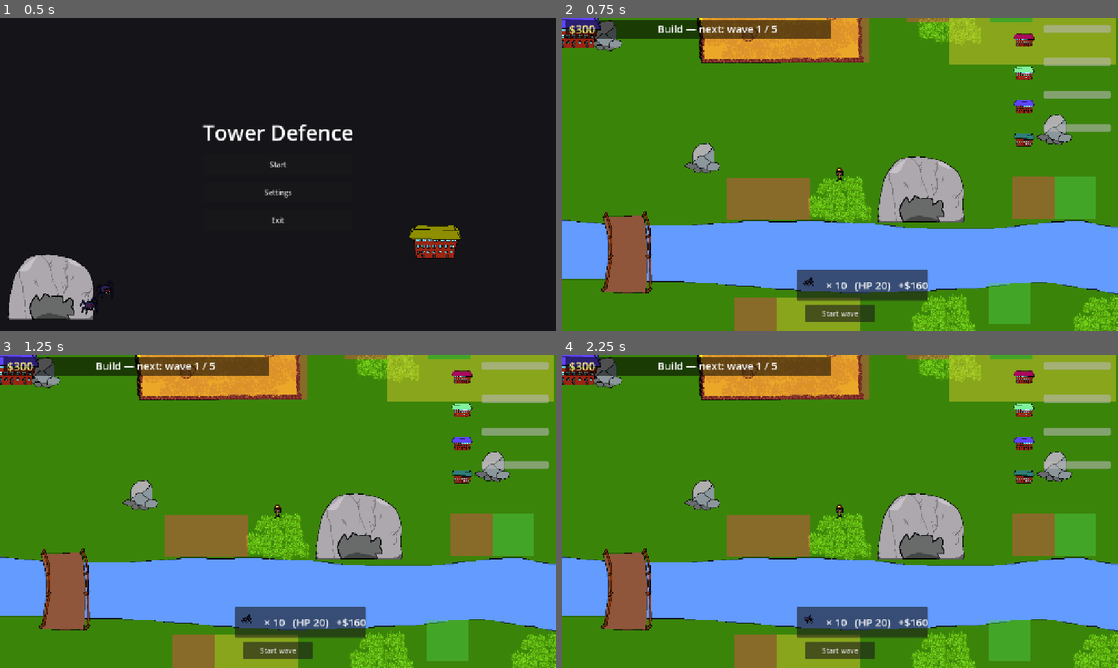
Above: before the commit, frames 1-4 (two rows, left to right).
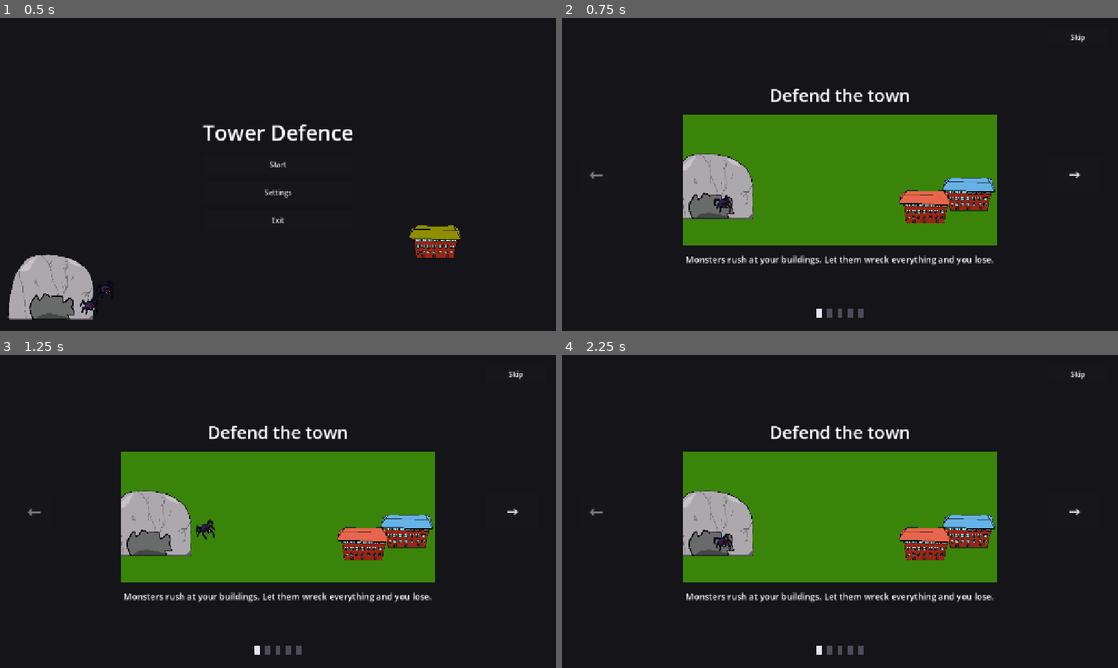
Above: after the commit, the same moments.

Repository: ternaryCat/ldjam59
Game: Godot game, scene res://components/menu.tscn
Same seed, same stepped clock (60 frames per second), same inputs: the game is played once before the commit and once after it. Sound files missing from this copy of the repository are replaced by a short silence.
Inputs (mouse positions are in pixels of both pictures, inside the frame that each line leads up to):
- Up to frame 1 (0.5 s): no input
- Up to frame 2 (0.75 s): click "Start" at 0.5 s
- Up to frame 3 (1.25 s): no input
- Up to frame 4 (2.25 s): click (1073, 511) at 1.25 s, where only the run after the commit has a clickable "→"; click (595, 511) at 2 s, where only the run after the commit has a clickable "←"

Frame 1 is identical in both runs. In frame 2, 88% of the frame differs, in the area x 0-100%, y 0-100%; in frame 3, 88%; in frame 4, 88%.

Commit message:
tutorial

Diff:
--- a/components/level.gd
+++ b/components/level.gd
@@ -31,7 +31,7 @@
 const WAVE_COUNTS: Array[int] = [10, 30, 60, 100, 300]
 const WAVE_REWARDS: Array[int] = [160, 200, 280, 360]
 
-@export var starting_money: int = 300
+@export var starting_money: int = 120
 
 var total_waves: int = WAVE_COUNTS.size()
 
--- a/components/menu/menu.gd
+++ b/components/menu/menu.gd
@@ -28,7 +28,7 @@
 
 
 func _on_start_pressed() -> void:
-	get_tree().change_scene_to_file("res://components/level2.tscn")
+	get_tree().change_scene_to_file("res://components/tutorial.tscn")
 
 
 func _on_settings_pressed() -> void:
--- /dev/null
+++ b/components/tutorial.tscn
@@ -0,0 +1,99 @@
+[gd_scene load_steps=2 format=3]
+
+[ext_resource type="Script" path="res://components/tutorial/tutorial.gd" id="1_tut"]
+
+[node name="Tutorial" type="Node2D"]
+script = ExtResource("1_tut")
+
+[node name="ui" type="CanvasLayer" parent="."]
+
+[node name="background" type="ColorRect" parent="ui"]
+anchors_preset = 15
+anchor_right = 1.0
+anchor_bottom = 1.0
+mouse_filter = 2
+color = Color(0.08, 0.08, 0.1, 1)
+
+[node name="center" type="CenterContainer" parent="ui"]
+anchors_preset = 15
+anchor_right = 1.0
+anchor_bottom = 1.0
+
+[node name="vbox" type="VBoxContainer" parent="ui/center"]
+custom_minimum_size = Vector2(720, 0)
+layout_mode = 2
+theme_override_constants/separation = 18
+alignment = 1
+
+[node name="title" type="Label" parent="ui/center/vbox"]
+layout_mode = 2
+theme_override_font_sizes/font_size = 40
+text = "Defend the town"
+horizontal_alignment = 1
+
+[node name="viewport_container" type="SubViewportContainer" parent="ui/center/vbox"]
+custom_minimum_size = Vector2(720, 300)
+layout_mode = 2
+mouse_filter = 2
+stretch = true
+
+[node name="viewport" type="SubViewport" parent="ui/center/vbox/viewport_container"]
+own_world_2d = true
+handle_input_locally = false
+size = Vector2i(720, 300)
+render_target_update_mode = 4
+
+[node name="stage_bg" type="ColorRect" parent="ui/center/vbox/viewport_container/viewport"]
+offset_right = 720.0
+offset_bottom = 300.0
+mouse_filter = 2
+color = Color(0.231373, 0.517647, 0.0392157, 1)
+
+[node name="stage" type="Node2D" parent="ui/center/vbox/viewport_container/viewport"]
+
+[node name="description" type="Label" parent="ui/center/vbox"]
+custom_minimum_size = Vector2(720, 0)
+layout_mode = 2
+theme_override_font_sizes/font_size = 20
+text = ""
+horizontal_alignment = 1
+autowrap_mode = 3
+
+[node name="prev" type="Button" parent="ui"]
+offset_left = 40.0
+offset_top = 320.0
+offset_right = 120.0
+offset_bottom = 400.0
+theme_override_font_sizes/font_size = 40
+text = "←"
+
+[node name="next" type="Button" parent="ui"]
+anchor_left = 1.0
+anchor_right = 1.0
+offset_left = -160.0
+offset_top = 320.0
+offset_right = -40.0
+offset_bottom = 400.0
+theme_override_font_sizes/font_size = 32
+text = "→"
+
+[node name="skip" type="Button" parent="ui"]
+anchor_left = 1.0
+anchor_right = 1.0
+offset_left = -160.0
+offset_top = 24.0
+offset_right = -24.0
+offset_bottom = 64.0
+text = "Skip"
+
+[node name="dots" type="HBoxContainer" parent="ui"]
+anchor_left = 0.5
+anchor_top = 1.0
+anchor_right = 0.5
+anchor_bottom = 1.0
+offset_left = -80.0
+offset_top = -50.0
+offset_right = 80.0
+offset_bottom = -30.0
+theme_override_constants/separation = 12
+alignment = 1
--- /dev/null
+++ b/components/tutorial/tutorial.gd
@@ -0,0 +1,317 @@
+extends Node2D
+
+const BUILDING_SCENE: PackedScene = preload("res://components/level/building.tscn")
+const SPAWNER_SCENE: PackedScene = preload("res://components/level/spawner.tscn")
+const TOWER_SCENE: PackedScene = preload("res://components/level/tower.tscn")
+const PLAYER_SCENE: PackedScene = preload("res://components/level/player.tscn")
+const BUILD_TILE_SCENE: PackedScene = preload("res://components/level/build_tile.tscn")
+
+const SLIDES := [
+	{
+		"title": "Defend the town",
+		"text": "Monsters rush at your buildings. Let them wreck everything and you lose.",
+	},
+	{
+		"title": "Build towers",
+		"text": "Towers shoot enemies on their own. Ballista, mortar and mage each have their own attack.",
+	},
+	{
+		"title": "Pull the horde",
+		"text": "Hold SPACE to switch on your signal field. Enemies chase you — drag them right under your towers.",
+	},
+	{
+		"title": "Pick your ground",
+		"text": "Different cells cost different money. Green is cheap, red is expensive.",
+	},
+	{
+		"title": "Upgrade",
+		"text": "Between waves spend gold to level up towers: more damage, longer range, faster fire.",
+	},
+]
+
+const GROUND_Y: float = 210.0
+
+@onready var _title: Label = $ui/center/vbox/title
+@onready var _desc: Label = $ui/center/vbox/description
+@onready var _stage: Node2D = $ui/center/vbox/viewport_container/viewport/stage
+@onready var _prev: Button = $ui/prev
+@onready var _next: Button = $ui/next
+@onready var _skip: Button = $ui/skip
+@onready var _dots: HBoxContainer = $ui/dots
+
+var _index: int = 0
+var _slide_builders: Array[Callable] = []
+
+
+func _ready() -> void:
+	_slide_builders = [
+		_build_attack,
+		_build_towers,
+		_build_pull,
+		_build_tiles,
+		_build_upgrade,
+	]
+	_prev.pressed.connect(_on_prev)
+	_next.pressed.connect(_on_next)
+	_skip.pressed.connect(_start_game)
+	_build_dots()
+	_show(0)
+
+
+func _unhandled_input(event: InputEvent) -> void:
+	if event.is_action_pressed("left"):
+		_on_prev()
+	elif event.is_action_pressed("right"):
+		_on_next()
+	elif event is InputEventKey and event.pressed and event.keycode == KEY_ESCAPE:
+		_start_game()
+
+
+func _exit_tree() -> void:
+	Input.action_release("activate")
+
+
+func _build_dots() -> void:
+	for i in SLIDES.size():
+		var dot := ColorRect.new()
+		dot.custom_minimum_size = Vector2(12, 12)
+		_dots.add_child(dot)
+
+
+func _show(i: int) -> void:
+	_index = clampi(i, 0, SLIDES.size() - 1)
+	var slide: Dictionary = SLIDES[_index]
+	_title.text = slide["title"]
+	_desc.text = slide["text"]
+	_prev.disabled = _index == 0
+	_next.text = "Play" if _index == SLIDES.size() - 1 else "→"
+	for j in _dots.get_child_count():
+		var dot := _dots.get_child(j) as ColorRect
+		dot.color = Color(0.9, 0.9, 0.95) if j == _index else Color(0.3, 0.3, 0.35)
+	Input.action_release("activate")
+	_clear_stage()
+	_slide_builders[_index].call()
+
+
+func _clear_stage() -> void:
+	for child in _stage.get_children():
+		child.queue_free()
+
+
+func _on_prev() -> void:
+	if _index > 0:
+		_show(_index - 1)
+
+
+func _on_next() -> void:
+	if _index < SLIDES.size() - 1:
+		_show(_index + 1)
+	else:
+		_start_game()
+
+
+func _start_game() -> void:
+	Input.action_release("activate")
+	get_tree().change_scene_to_file("res://components/level2.tscn")
+
+
+# --- Diorama helpers ---
+
+func _make_building(pos: Vector2, roof: Color, hp: int = 999999) -> Node2D:
+	var b := BUILDING_SCENE.instantiate()
+	b.max_hp = hp
+	b.roof_color = roof
+	b.position = pos
+	_stage.add_child(b)
+	return b
+
+
+func _make_spawner(pos: Vector2, interval: float, batch: int, count: int = 12) -> Node2D:
+	var s := SPAWNER_SCENE.instantiate()
+	s.spawn_interval = interval
+	s.batch_size = batch
+	s.max_spawns = count
+	s.auto_start = true
+	s.position = pos
+	_stage.add_child(s)
+	s.connect("finished", Callable(self, "_on_wave_finished").bind(s, count))
+	return s
+
+
+func _on_wave_finished(s: Node, count: int) -> void:
+	if not is_instance_valid(s) or not is_inside_tree():
+		return
+	await get_tree().create_timer(1.5).timeout
+	if not is_instance_valid(s) or not is_inside_tree():
+		return
+	for e in get_tree().get_nodes_in_group("enemies"):
+		if is_instance_valid(e):
+			e.queue_free()
+	s.call("start_wave", count)
+
+
+func _make_tower(pos: Vector2, vision_radius: float) -> Node2D:
+	var t := TOWER_SCENE.instantiate()
+	t.position = pos
+	_stage.add_child(t)
+	var shape_node := t.get_node_or_null("vision/shape") as CollisionShape2D
+	if shape_node != null:
+		var circle := CircleShape2D.new()
+		circle.radius = vision_radius
+		shape_node.shape = circle
+	return t
+
+
+func _make_pet_player(pos: Vector2) -> CharacterBody2D:
+	var p := PLAYER_SCENE.instantiate() as CharacterBody2D
+	p.set_physics_process(false)
+	var cam := p.get_node_or_null("camera")
+	if cam:
+		p.remove_child(cam)
+		cam.free()
+	var sig := p.get_node_or_null("signal_area") as Area2D
+	if sig:
+		var sig_shape := sig.get_node_or_null("shape") as CollisionShape2D
+		if sig_shape:
+			var circle := CircleShape2D.new()
+			circle.radius = 120.0
+			sig_shape.shape = circle
+	p.position = pos
+	_stage.add_child(p)
+	if sig:
+		sig.set_physics_process(false)
+		sig.monitoring = true
+		sig.visible = true
+		sig.queue_redraw()
+	var sprite := p.get_node_or_null("sprite") as AnimatedSprite2D
+	if sprite:
+		sprite.play("walk")
+	return p
+
+
+# --- Slide 1: enemies attack ---
+
+func _build_attack() -> void:
+	_make_building(Vector2(560, GROUND_Y), Color(0.9, 0.4, 0.3))
+	_make_building(Vector2(660, GROUND_Y - 30), Color(0.4, 0.7, 0.9))
+	_make_spawner(Vector2(60, GROUND_Y), 0.9, 1)
+
+
+# --- Slide 2: towers shoot enemies ---
+
+func _build_towers() -> void:
+	_make_building(Vector2(660, GROUND_Y), Color(0.9, 0.4, 0.3))
+	_make_tower(Vector2(420, GROUND_Y + 10), 220.0)
+	_make_spawner(Vector2(60, GROUND_Y), 1.2, 1)
+
+
+# --- Slide 3: lure with signal field ---
+
+func _build_pull() -> void:
+	_make_building(Vector2(680, GROUND_Y), Color(0.9, 0.4, 0.3))
+	_make_tower(Vector2(520, GROUND_Y + 10), 180.0)
+	var player := _make_pet_player(Vector2(360, GROUND_Y))
+	_make_spawner(Vector2(60, GROUND_Y), 1.0, 1)
+	_animate_pet_player(player)
+	Input.action_press("activate")
+
+
+func _animate_pet_player(player: CharacterBody2D) -> void:
+	var sprite := player.get_node_or_null("sprite") as AnimatedSprite2D
+	var points := [
+		Vector2(440, GROUND_Y - 30),
+		Vector2(440, GROUND_Y + 30),
+		Vector2(280, GROUND_Y + 30),
+		Vector2(280, GROUND_Y - 30),
+	]
+	var tween := player.create_tween().set_loops()
+	var prev: Vector2 = player.position
+	for pt in points:
+		var target: Vector2 = pt
+		var delta_vec: Vector2 = target - prev
+		var duration: float = maxf(delta_vec.length() / 110.0, 0.4)
+		if sprite != null and delta_vec.x != 0.0:
+			tween.tween_callback(Callable(self, "_flip_sprite").bind(sprite, delta_vec.x < 0.0))
+		tween.tween_property(player, "position", target, duration)
+		prev = target
+
+
+func _flip_sprite(sprite: AnimatedSprite2D, flip: bool) -> void:
+	if is_instance_valid(sprite):
+		sprite.flip_h = flip
+
+
+# --- Slide 4: build tiles & cost ---
+
+func _build_tiles() -> void:
+	var configs := [
+		{"color": 0, "label": "$50",  "x": 220.0},
+		{"color": 1, "label": "$100", "x": 380.0},
+		{"color": 2, "label": "$200", "x": 540.0},
+	]
+	var tiles: Array = []
+	for cfg in configs:
+		var tile := BUILD_TILE_SCENE.instantiate()
+		tile.tile_color = int(cfg["color"])
+		tile.position = Vector2(float(cfg["x"]), GROUND_Y + 10.0)
+		_stage.add_child(tile)
+		tiles.append(tile)
+		var label := Label.new()
+		label.text = String(cfg["label"])
+		label.add_theme_font_size_override("font_size", 28)
+		label.add_theme_color_override("font_color", Color.WHITE)
+		label.position = Vector2(float(cfg["x"]) - 40.0, GROUND_Y - 80.0)
+		label.custom_minimum_size = Vector2(80, 0)
+		label.horizontal_alignment = HORIZONTAL_ALIGNMENT_CENTER
+		label.size = Vector2(80, 0)
+		_stage.add_child(label)
+	var idx_ref: Array[int] = [0]
+	var cycle_timer := Timer.new()
+	cycle_timer.wait_time = 1.0
+	cycle_timer.autostart = true
+	_stage.add_child(cycle_timer)
+	var cycle_tiles := func() -> void:
+		for k in tiles.size():
+			var tile: Node = tiles[k] as Node
+			if is_instance_valid(tile):
+				tile.call("set_selected", k == idx_ref[0])
+		idx_ref[0] = (idx_ref[0] + 1) % tiles.size()
+	cycle_timer.timeout.connect(cycle_tiles)
+	cycle_tiles.call()
+
+
+# --- Slide 5: tower upgrade ---
+
+func _build_upgrade() -> void:
+	_make_building(Vector2(660, GROUND_Y), Color(0.9, 0.4, 0.3))
+	_make_spawner(Vector2(60, GROUND_Y), 1.0, 1)
+	_spawn_upgradeable_tower()
+
+
+func _spawn_upgradeable_tower() -> void:
+	var tower := _make_tower(Vector2(420, GROUND_Y + 10), 240.0)
+	var label := Label.new()
+	label.text = "Level 1"
+	label.add_theme_font_size_override("font_size", 22)
+	label.add_theme_color_override("font_color", Color(1, 0.9, 0.3))
+	label.position = Vector2(360, GROUND_Y - 130)
+	label.custom_minimum_size = Vector2(120, 0)
+	label.size = Vector2(120, 0)
+	label.horizontal_alignment = HORIZONTAL_ALIGNMENT_CENTER
+	_stage.add_child(label)
+	var cycle := Timer.new()
+	cycle.wait_time = 2.5
+	cycle.autostart = true
+	_stage.add_child(cycle)
+	var on_tick := func() -> void:
+		if not is_instance_valid(tower) or not is_instance_valid(label) or not is_instance_valid(cycle):
+			return
+		if tower.call("can_upgrade"):
+			tower.call("apply_upgrade")
+			label.text = "Level %d" % (int(tower.call("current_level")) + 1)
+		else:
+			tower.queue_free()
+			label.queue_free()
+			cycle.queue_free()
+			call_deferred("_spawn_upgradeable_tower")
+	cycle.timeout.connect(on_tick)
Not shown: 1 places in components/level2.tscn that only renumber resources
Not shown, added: components/tutorial/tutorial.gd.uid
